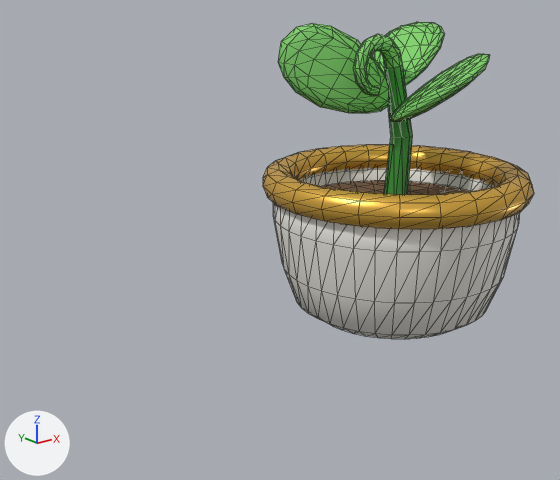
The glTF model assets/raw/drone/parts/gardener-pot.glb: old version first, new version second.
One viewpoint serves both versions: a camera (50 mm lens) standing at (-0.539, -0.521, 0.541) and looking at (-0.143, -0.026, 0.343). Every picture has the same lights, and +X, +Y and +Z are marked at lower left. The picture after the commit comes second. Mesh edges are drawn as thin lines. Vertices at exactly the same position are counted once.

The first picture shows 'gardener-pot'.
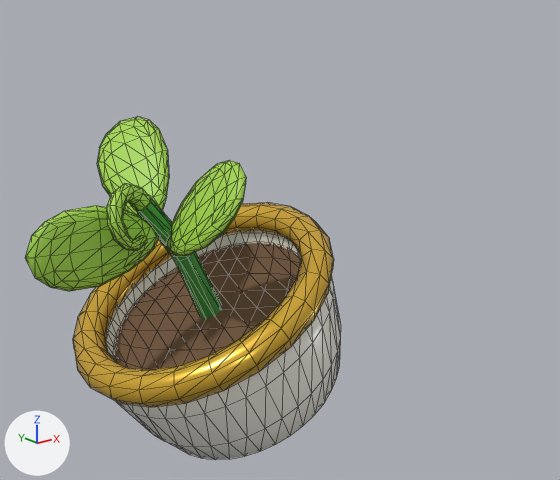
What changed in the scene script:
```text
Change mat_pal_leaffin:
    mat_pal_leaffin.base_color: (0.212, 0.651, 0.144) -> (0.376, 0.694, 0.0742)  # green #7fd36a -> green #a5d94d
Change me_gardener_pot:
    used by ob_gardener_pot; location = (0.0, 0.0, 0.0)
    remove me_gardener_pot.from_pydata(...)  # 991 vertices, 1824 faces; spans x -0.158..0.078, y -0.178..0.058, z 0.265..0.52
    add me_gardener_pot.from_pydata(...)  # 991 vertices, 1824 faces; spans x -0.353..-0.081, y -0.118..0.118, z 0.163..0.444
    me_gardener_pot part 1: the whole mesh is multiplied about its middle by the matrix ((0.773, -0.446, -0.45), (0.5, 0.866, 0.0), (0.39, -0.225, 0.893)), then moved by (-0.171, 0.06, -0.084)
```

Changed parts and their boxes [x1, y1, x2, y2] in the pictures (560 x 480 px):
'gardener-pot', recoloured, reshaped (17% wider, 8% taller): before [263, 22, 534, 339]; after [25, 117, 341, 459]
